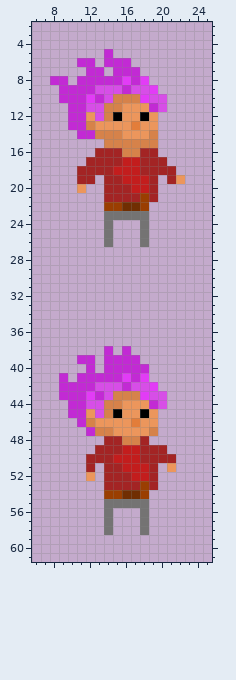
Pixel-art sprite -- Lan Pfusher/Assets/Textures/Player/Idle/MainCaracter_Idle.png. Above is the file before it was changed.
The file is 32x64 pixels. Shown: x 6..25, y 2..61.
New version:
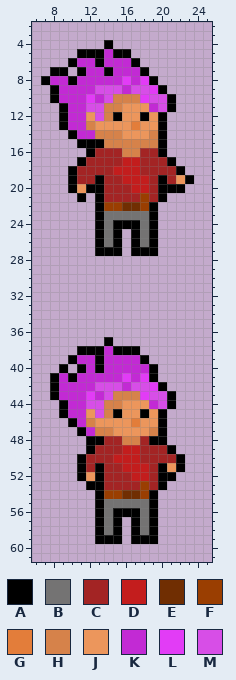
Palette (. is transparent): A #000000  B #747373  C #a32424  D #c31d1d  E #702e02  F #9a3e01  G #e37d3a  H #d6824a  J #ec965c  K #c22ad4  L #e23cf6  M #d74ee7
The edit:
@@ x 6..25 @@
  3 ....................
- 4 ....................
- 5 ........K...........
- 6 .....KK.KKK.........
- 7 ......KK.KKK........
- 8 ..KK.KKKKKLKL.......
- 9 ...KKKKMMMKMML......
-10 ...KKKLKMHHHLMM.....
-11 ....KKMMHHJJJKM.....
-12 ....KKJMHAJJAJ......
-13 ....KKHJJJJGJJ......
-14 .....KKHHHJJJH......
-15 ........HHHHHH......
-16 .......CCCHHCC......
-17 ......CCCCDDCCC.....
-18 .....CCCCDDDCCCC....
-19 .....CC.CCDDDC.CJ...
-20 .....J..CCCDDC......
-21 ........CCCCFC......
-22 ........FFEEF.......
-23 ........BBBBB.......
-24 ........B...B.......
-25 ........B...B.......
-26 ........B...B.......
-27 ....................
+ 4 ........A...........
+ 5 .....AAAKAA.........
+ 6 ....AKKAKKKA........
+ 7 ..AA.AKKAKKKA.......
+ 8 .AKKAKKKKKLKLA......
+ 9 ..AKKKKMMMKMMLA.....
+10 ..AKKKLKMHHHLMMA....
+11 ...AKKMMHHJJJKMA....
+12 ...AKKJMHAJJAJA.....
+13 ...AKKHJJJJGJJA.....
+14 ....AKKHHHJJJHA.....
+15 .....AAAHHHHHHA.....
+16 ......ACCCHHCCA.....
+17 .....ACCCCDDCCCA....
+18 ....ACCCCDDDCCCCA...
+19 ....ACCACCDDDCACJA..
+20 ....AJAACCCDDCAAA...
+21 .....A.ACCCCFCA.....
+22 .......AFFEEFA......
+23 .......ABBBBBA......
+24 .......ABAAABA......
+25 .......ABA.ABA......
+26 .......ABA.ABA......
+27 .......AAA.AAA......
 28 ....................
@@ x 6..25 @@
 36 ....................
-37 ....................
-38 ........K.K.........
-39 .....KK.KKKK........
-40 ......K.KKKKK.......
-41 ...K.KKKKKLKL.......
-42 ...KKKKMMMKMML......
-43 ...KKKLKMHHHLMM.....
-44 ....KKMMHHJJJKM.....
-45 ....KKJMHAJJAJ......
-46 .....KHJJJJGJJ......
-47 ......KHHJJJJH......
-48 ........CCHHC.......
-49 .......CCCDDCCC.....
-50 ......CCCDDDCCCC....
-51 ......C.CCDDDC.J....
-52 ......J.CCCDDC......
-53 ........CCCCFC......
-54 ........FFEEF.......
-55 ........BBBBB.......
-56 ........B...B.......
-57 ........B...B.......
-58 ........B...B.......
-59 ....................
+37 ........A...........
+38 .....AAAKAAA........
+39 ....AKKAKKKKA.......
+40 ...A.AKAKKKKKA......
+41 ..AKAKKKKKLKLA......
+42 ..AKKKKMMMKMMLA.....
+43 ..AKKKLKMHHHLMMA....
+44 ...AKKMMHHJJJKMA....
+45 ...AKKJMHAJJAJA.....
+46 ....AKHJJJJGJJA.....
+47 .....AKHHJJJJHA.....
+48 ......AACCHHCAA.....
+49 ......ACCCDDCCCA....
+50 .....ACCCDDDCCCCA...
+51 .....ACACCDDDCAJA...
+52 .....AJACCCDDCAA....
+53 ......AACCCCFCA.....
+54 .......AFFEEFA......
+55 .......ABBBBBA......
+56 .......ABAAABA......
+57 .......ABA.ABA......
+58 .......ABA.ABA......
+59 .......AAA.AAA......
 60 ....................
